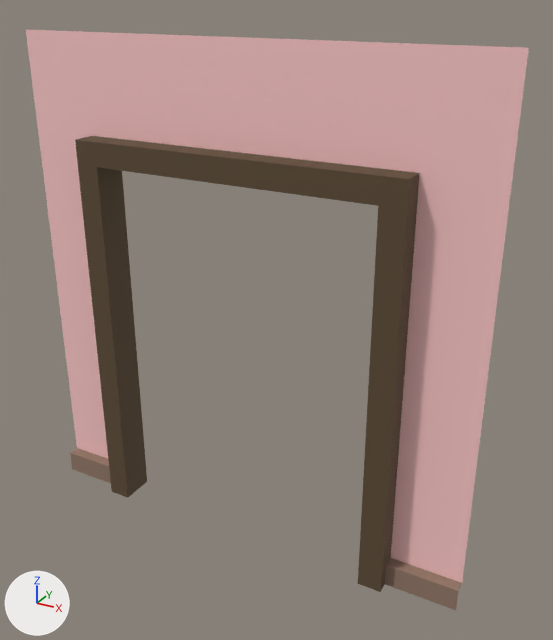
A saved change to the FBX model Content/Game_Art/FBX/Archi/SM_Cadre_porte_1x2.fbx.
One viewpoint serves both versions: a camera (50 mm lens) standing at (0.5, -1.48, 2.27) and looking at (-0.86, 0.99, 1.04). Arrows for +X, +Y and +Z are at lower left; the lights stay in place. Where no turn or scale is listed for an object, it has been applied to the vertices.

The older version as bpy lines, for what is in view:
```python
me_mesh = bpy.data.meshes.new('Mesh')
me_mesh.from_pydata(...)  # 35 vertices, 26 faces; spans x -2.0..0.0, y 0.85..1.0, z 0.0..2.1
# faces by material slot: [8, 4, 14]
me_mesh.materials.append(mat_material__40)  # pink #ffcaca
me_mesh.materials.append(mat_material__41)  # brown #937868
me_mesh.materials.append(mat_material__42)  # brown #5d4b35
ob_sm_cadre_porte_1x2 = bpy.data.objects.new('SM_Cadre_porte_1x2', me_mesh)
ob_sm_cadre_porte_1x2.location = (0.0, 0.0, 0.0)
```
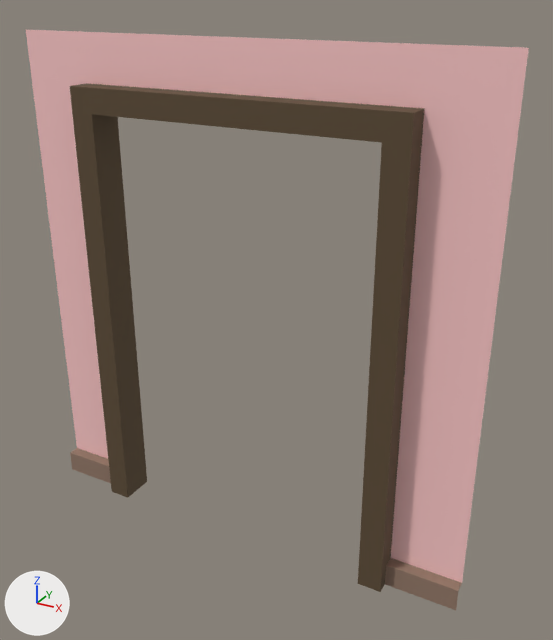
Location of each change, (x1, y1, x2, y2) in pixels of the pictures (553 x 640 px; the box of a moved part takes in the faces that stretch with it):
part 1 of me_mesh, moved or reshaped: (67, 80, 445, 232) in both

Edits to the bpy script that builds the scene:
```text
Change me_mesh:
    where me_mesh.from_pydata(...)  # 35 vertices, 26 faces; spans x -2.0..0.0, y 0.85..1.0, z 0.0..2.1
    used by ob_sm_cadre_porte_1x2; location = (0.0, 0.0, 0.0)
    me_mesh part 1: all 12 vertices in x -1.7..-0.3, y 0.85..1.0, z 1.6..1.7 are moved by (0.0, 0.0, 0.21)
```
